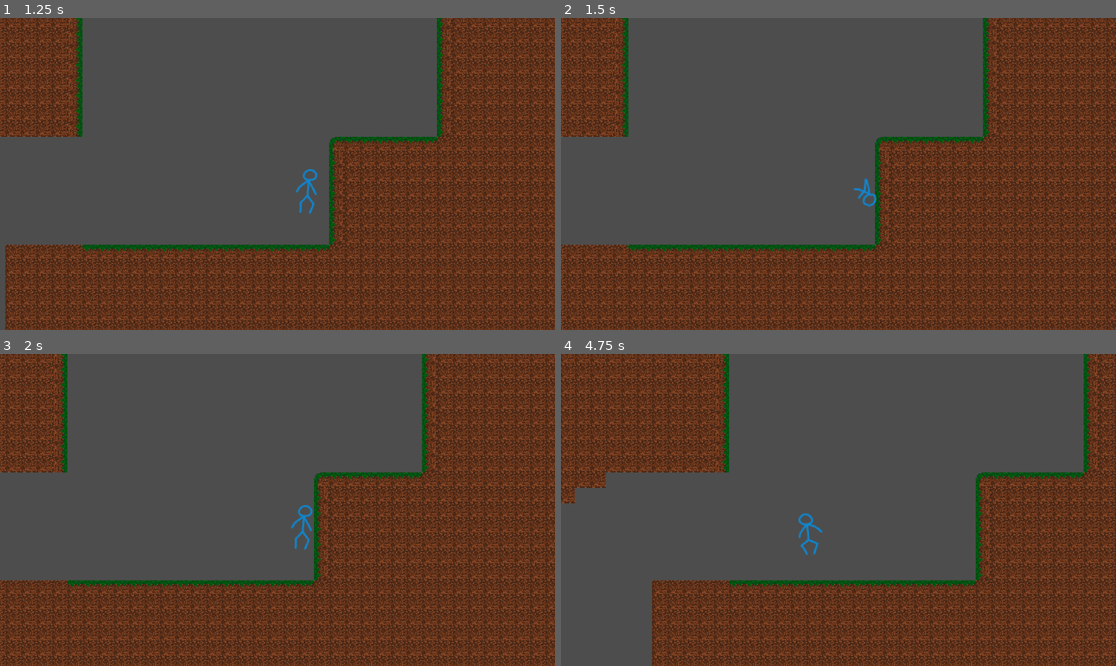
Above: before the commit, frames 1-4 (two rows, left to right).
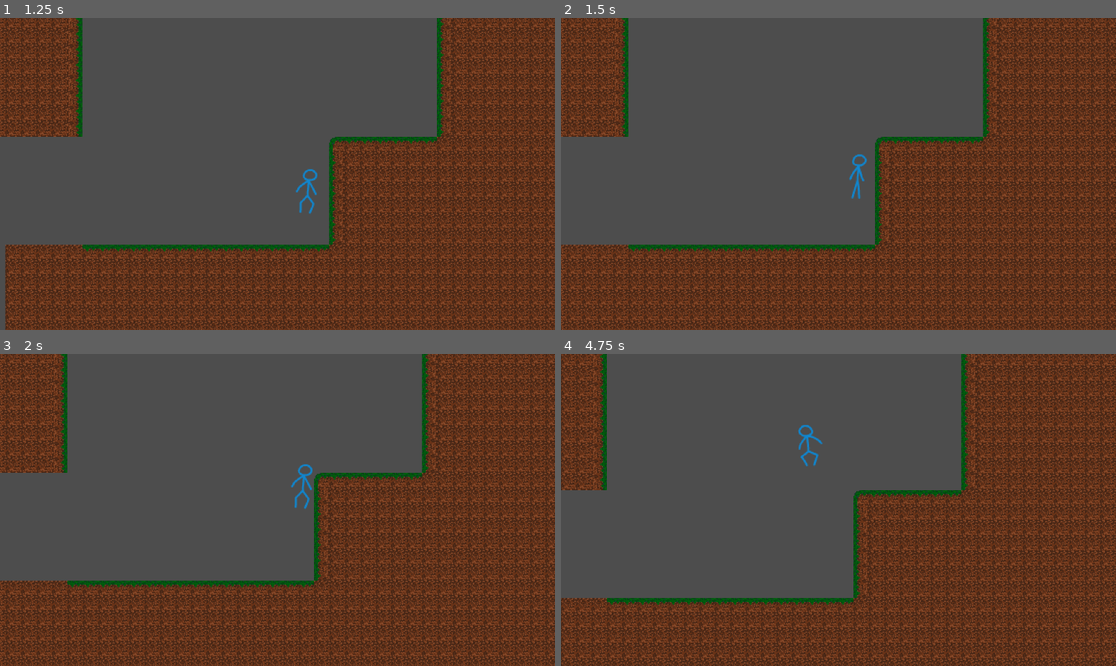
Above: after the commit, the same moments.

Repository: StudioStrawPixel/BadIdeasGameJam
Game: Godot game, scene res://assets/scenes/levels/pixel_level.tscn
The game is run twice, just before and just after one commit, with the same random seed, the same clock (stepped at 60 frames per second) and the same inputs.
Inputs:
- Up to frame 1 (1.25 s): hold D (move_right) from 0.53 s (still down); hold Shift (sprint) from 0.53 s (still down); tap Space (jump) at 0.77, 0.8, 1.07 s
- Up to frame 2 (1.5 s): keep holding D (move_right); release Shift (sprint) at 1.28 s; tap Space (jump) at 1.35 s
- Up to frame 3 (2 s): keep holding D (move_right); tap Space (jump) at 1.52, 1.82 s; tap Shift (sprint) at 1.55 s
- Up to frame 4 (4.75 s): release D (move_right) at 2.03 s; hold A (move_left) 2.03-2.78 s; hold Shift (sprint) 2.03-2.78 s; tap Space (jump) at 2.3, 3.02, 3.32, 3.6, 3.77, 4.07, 4.52 s; hold D (move_right) 2.78-4.28 s; tap Shift (sprint) at 2.85, 4.35 s; hold A (move_left) from 4.28 s (still down)

Frame 1 is identical in both runs. In frame 2, 0.3% of the frame differs, in the area x 51-57%, y 43-61%; in frame 3, 9.6%; in frame 4, 45%, in the area x 0-100%, y 0-100%.

Commit message:
resolving character movement

Diff:
--- a/assets/prefabs/player/player_controller(pixel).tscn
+++ b/assets/prefabs/player/player_controller(pixel).tscn
@@ -475,7 +475,7 @@
 sprite_frames = SubResource("SpriteFrames_aowxt")
 animation = &"idle"
 autoplay = "idle"
-frame_progress = 0.14241342
+frame_progress = 0.2207509
 
 [node name="CameraOffset" type="Node2D" parent="."]
 position = Vector2(0, -33)
@@ -506,13 +506,18 @@
 
 [node name="LedgeClimbRayCast" type="RayCast2D" parent="."]
 unique_name_in_owner = true
-position = Vector2(2, -23)
-target_position = Vector2(12, 18)
+position = Vector2(3, -26)
+target_position = Vector2(10, 23)
 
 [node name="LedgeSpaceRayCast" type="RayCast2D" parent="."]
 unique_name_in_owner = true
-position = Vector2(-27, 26)
-target_position = Vector2(0, -54)
+position = Vector2(-26, 24)
+target_position = Vector2(0, -49)
+
+[node name="WallSlideRayCast" type="RayCast2D" parent="."]
+unique_name_in_owner = true
+position = Vector2(0, -10)
+target_position = Vector2(19, 0)
 
 [node name="DashCooldown" type="Timer" parent="."]
 unique_name_in_owner = true
--- a/assets/scripts/player/player_controller(pixel).gd
+++ b/assets/scripts/player/player_controller(pixel).gd
@@ -8,9 +8,12 @@
 	FLOAT,
 	LEDGE_CLIMB,
 	LEDGE_JUMP,
-	DASH
+	WALL_SLIDE,
+	WALL_JUMP,
+	WALL_CLIMB,
+	DASH,
+	TURNING,
 }
-
 
 const FALL_GRAVITY := 1500.0
 const FALL_VELOCITY := 500.0
@@ -20,28 +23,34 @@
 const DOUBLE_JUMP_VELOCITY := -450.0
 const FLOAT_GRAVITY := 200.0
 const FLOAT_VELOCITY := 100.0
+const FLOAT_ACCELERATION := 700.0
 const LEDGE_JUMP_VELOCITY := -500.0
+const WALL_SLIDE_GRAVITY := 300.0
+const WALL_SLIDE_VELOCITY := 500.0
+const WALL_JUMP_LENGTH := 30.0
+const WALL_JUMP_VELOCITY := -500.0
+const WALL_CLIMB_VELOCITY := -300.0
+const WALL_CLIMB_LENGTH := 65.0
 const DASH_LENGTH := 100.0
 const DASH_VELOCITY := 600.0
 const SPRINT_VELOCITY := 400.0
 const SPRINT_ACCELERATION := 1800.0
 
 @onready var animated_sprite: AnimatedSprite2D = %AnimatedSprite
-@onready var coyote_timer: Timer = $CoyoteTimer
+@onready var coyote_timer: Timer = %CoyoteTimer
 @onready var float_cooldown: Timer = %FloatCooldown
 @onready var player_collider: CollisionShape2D = %PlayerCollider
 @onready var ledge_climb_ray_cast: RayCast2D = %LedgeClimbRayCast
 @onready var ledge_space_ray_cast: RayCast2D = %LedgeSpaceRayCast
+@onready var wall_slide_ray_cast: RayCast2D = %WallSlideRayCast
 @onready var dash_cooldown: Timer = %DashCooldown
-
-
 
 var active_state := STATE.FALL
 var can_double_jump := false
 var facing_direction := 1.0
+var saved_position := Vector2.ZERO
 var can_dash := false
 var dash_jump_buffer := false
-var saved_position := Vector2.ZERO
 var is_sprinting := false
 
 func _ready() -> void:
@@ -53,12 +62,12 @@
 	process_state(delta)
 	move_and_slide()
 
+
 func switch_state(to_state: STATE) -> void:
 	var previous_state := active_state
 	active_state = to_state
 
-
-	## State specific things that need to run only once upon entering the next state
+	## State specific things that only need to run once upon entering the next state.
 	match active_state:
 		STATE.FALL:
 			if previous_state != STATE.DOUBLE_JUMP:
@@ -70,13 +79,11 @@
 			can_double_jump = true
 			can_dash = true
 
-
-
 		STATE.JUMP:
-			animated_sprite.play("jump")
+			if previous_state != STATE.TURNING:
+				animated_sprite.play("jump")
 			velocity.y = JUMP_VELOCITY
 			coyote_timer.stop()
-
 
 		STATE.DOUBLE_JUMP:
 			animated_sprite.play("double_jump")
@@ -103,6 +110,24 @@
 			velocity.y = LEDGE_JUMP_VELOCITY
 			can_dash = true
 			is_sprinting = false
+
+		STATE.WALL_SLIDE:
+			animated_sprite.play("wall_slide")
+			velocity.y = 0
+			can_double_jump = true
+			can_dash = true
+			is_sprinting = false
+
+		STATE.WALL_JUMP:
+			animated_sprite.play("jump")
+			velocity.y = WALL_JUMP_VELOCITY
+			set_facing_direction(-facing_direction)
+			saved_position = position
+
+		STATE.WALL_CLIMB:
+			animated_sprite.play("wall_climb")
+			velocity.y = WALL_CLIMB_VELOCITY
+			saved_position = position
 
 		STATE.DASH:
 			if dash_cooldown.time_left > 0:
@@ -113,8 +138,11 @@
 			set_facing_direction(signf(Input.get_axis("move_left", "move_right")))
 			velocity.x = facing_direction * DASH_VELOCITY
 			saved_position = position
-			can_dash = previous_state == STATE.FLOOR
+			can_dash = previous_state == STATE.FLOOR or previous_state == STATE.WALL_SLIDE
 			dash_jump_buffer = false
+
+		STATE.TURNING:
+			set_facing_direction(-facing_direction)
 
 
 func process_state(delta: float) -> void:
@@ -137,6 +165,8 @@
 					switch_state(STATE.FLOAT)
 			elif is_input_toward_facing() and is_ledge() and is_space():
 				switch_state(STATE.LEDGE_CLIMB)
+			elif is_input_toward_facing() and can_wall_slide():
+				switch_state(STATE.WALL_SLIDE)
 			elif Input.is_action_just_pressed("sprint") and can_dash:
 				switch_state(STATE.DASH)
 
@@ -157,25 +187,34 @@
 				switch_state(STATE.JUMP)
 			elif Input.is_action_just_pressed("sprint"):
 				switch_state(STATE.DASH)
-
-
-		STATE.JUMP, STATE.DOUBLE_JUMP, STATE.LEDGE_JUMP:
+			elif is_sprinting and is_input_against_facing():
+				switch_state(STATE.TURNING)
+
+		STATE.JUMP, STATE.DOUBLE_JUMP, STATE.LEDGE_JUMP, STATE.WALL_JUMP:
 			velocity.y = move_toward(velocity.y, 0, JUMP_DECELERATION * delta)
+			if active_state == STATE.WALL_JUMP:
+				var distance := absf(position.x - saved_position.x)
+				if distance >= WALL_JUMP_LENGTH or can_wall_slide():
+					active_state = STATE.JUMP
+				else:
+					handle_movement(facing_direction)
+
 			if is_sprinting:
 				handle_sprint(delta)
-			else:
+			elif active_state != STATE.WALL_JUMP:
 				handle_movement()
 
 			if Input.is_action_just_released("jump") or velocity.y >= 0:
 				velocity.y = 0
 				switch_state(STATE.FALL)
+			elif Input.is_action_just_pressed("jump"):
+				switch_state(STATE.DOUBLE_JUMP)
 			elif Input.is_action_just_pressed("sprint") and can_dash:
 				switch_state(STATE.DASH)
 
-
 		STATE.FLOAT:
 			velocity.y = move_toward(velocity.y, FLOAT_VELOCITY, FLOAT_GRAVITY * delta)
-			handle_movement()
+			handle_movement(0, WALK_VELOCITY, FLOAT_ACCELERATION * delta)
 
 			if is_on_floor():
 				switch_state(STATE.FLOOR)
@@ -184,9 +223,10 @@
 				switch_state(STATE.FALL)
 			elif is_input_toward_facing() and is_ledge() and is_space():
 				switch_state(STATE.LEDGE_CLIMB)
+			elif is_input_toward_facing() and can_wall_slide():
+				switch_state(STATE.WALL_SLIDE)
 			elif Input.is_action_just_pressed("sprint") and can_dash:
 				switch_state(STATE.DASH)
-
 
 		STATE.LEDGE_CLIMB:
 			is_sprinting = Input.is_action_pressed("sprint")
@@ -203,7 +243,35 @@
 				position += offset
 				switch_state(STATE.LEDGE_JUMP)
 
+		STATE.WALL_SLIDE:
+			velocity.y = move_toward(velocity.y, WALL_SLIDE_VELOCITY, WALL_SLIDE_GRAVITY * delta)
+			handle_movement()
+
+			if is_on_floor():
+				switch_state(STATE.FLOOR)
+			elif is_ledge() and is_space():
+				switch_state(STATE.LEDGE_CLIMB)
+			elif not can_wall_slide():
+				switch_state(STATE.FALL)
+			elif Input.is_action_just_pressed("jump"):
+				switch_state(STATE.WALL_JUMP)
+			elif Input.is_action_just_pressed("sprint"):
+				if is_input_toward_facing():
+					switch_state(STATE.WALL_CLIMB)
+				else:
+					set_facing_direction(-facing_direction)
+					switch_state(STATE.DASH)
+
+		STATE.WALL_CLIMB:
+			var distance := absf(position.y - saved_position.y)
+			if distance >= WALL_CLIMB_LENGTH or is_on_ceiling():
+				velocity.y = 0
+				switch_state(STATE.WALL_SLIDE)
+			elif is_ledge():
+				switch_state(STATE.LEDGE_JUMP)
+
 		STATE.DASH:
+			velocity.y = move_toward(velocity.y, FALL_VELOCITY, FALL_GRAVITY * delta)
 			is_sprinting = Input.is_action_pressed("sprint")
 			dash_cooldown.start()
 			if is_on_floor():
@@ -213,6 +281,7 @@
 			var distance := absf(position.x - saved_position.x)
 			if distance >= DASH_LENGTH or signf(get_last_motion().x) != facing_direction:
 				if dash_jump_buffer and coyote_timer.time_left > 0:
+
 					switch_state(STATE.JUMP)
 				elif is_on_floor():
 					switch_state(STATE.FLOOR)
@@ -220,7 +289,22 @@
 					switch_state(STATE.FALL)
 			elif is_ledge() and is_space():
 				switch_state(STATE.LEDGE_CLIMB)
-
+			elif can_wall_slide():
+				switch_state(STATE.WALL_SLIDE)
+
+		STATE.TURNING:
+			if signf(velocity.x) == facing_direction and is_input_against_facing():
+				set_facing_direction(-facing_direction)
+			handle_sprint(delta)
+
+			if not is_on_floor():
+				switch_state(STATE.FALL)
+			elif not is_sprinting or velocity.x * facing_direction >= SPRINT_VELOCITY:
+				switch_state(STATE.FLOOR)
+			elif Input.is_action_just_pressed("jump"):
+				animated_sprite.play("double_jump")
+				is_sprinting = false
+				switch_state(STATE.JUMP)
 
 
 func handle_movement(input_direction: float = 0, horizontal_velocity: float = WALK_VELOCITY, step: float = WALK_VELOCITY) -> void:
@@ -232,8 +316,7 @@
 
 func handle_sprint(delta: float) -> void:
 	handle_movement(facing_direction, SPRINT_VELOCITY, SPRINT_ACCELERATION * delta)
-	is_sprinting = Input.is_action_pressed("sprint")
-
+	is_sprinting = Input.is_action_pressed("sprint") and not is_on_wall()
 
 
 func set_facing_direction(direction: float) -> void:
@@ -243,10 +326,18 @@
 		ledge_climb_ray_cast.position.x = direction * absf(ledge_climb_ray_cast.position.x)
 		ledge_climb_ray_cast.target_position.x = direction * absf(ledge_climb_ray_cast.target_position.x)
 		ledge_climb_ray_cast.force_raycast_update()
+		wall_slide_ray_cast.position.x = direction * absf(wall_slide_ray_cast.position.x)
+		wall_slide_ray_cast.target_position.x = direction * absf(wall_slide_ray_cast.target_position.x)
+		wall_slide_ray_cast.force_raycast_update()
 
 
 func is_input_toward_facing() -> bool:
 	return signf(Input.get_axis("move_left", "move_right")) == facing_direction
+
+
+func is_input_against_facing() -> bool:
+	return signf(Input.get_axis("move_left", "move_right")) == -facing_direction
+
 
 func is_ledge() -> bool:
 	return is_on_wall_only() and \
@@ -259,8 +350,15 @@
 	ledge_space_ray_cast.force_raycast_update()
 	return not ledge_space_ray_cast.is_colliding()
 
+
 func ledge_climb_offset() -> Vector2:
 	var shape := player_collider.shape
 	if shape is CapsuleShape2D:
 		return Vector2(shape.radius * 2.0, -shape.height * 0.5)
+	if shape is RectangleShape2D:
+		return Vector2(shape.size.x, -shape.size.y * 0.5)
 	return Vector2.ZERO
+
+
+func can_wall_slide() -> bool:
+	return is_on_wall_only() and wall_slide_ray_cast.is_colliding()
Not shown, changed: assets/art/2d/player/stick_figure/sf_dash_pixel.png.import
Not shown, changed: assets/art/2d/player/stick_figure/sf_double_jump_pixel.png.import
Not shown, changed: assets/art/2d/player/stick_figure/sf_float_pixel.png.import
Not shown, changed: assets/art/2d/player/stick_figure/sf_idle_pixel.png.import
Not shown, changed: assets/art/2d/player/stick_figure/sf_jump+fall_pixel.png.import
Not shown, changed: assets/art/2d/player/stick_figure/sf_ledge_climb_pixel.png.import
Not shown, changed: assets/art/2d/player/stick_figure/sf_run_pixel.png.import
Not shown, changed: assets/art/2d/player/stick_figure/sf_walk_pixel.png.import
Not shown, changed: assets/art/2d/player/stick_figure/sf_wall_climb_pixel.png.import
Not shown, changed: assets/art/2d/player/stick_figure/sf_wall_slide_pixel.png.import
Not shown, changed: assets/art/2d/terrain/simple_terrain.png.import
Not shown: 1 places in assets/prefabs/player/player_controller(pixel).tscn that only renumber resources
(and 2 more such lines)
